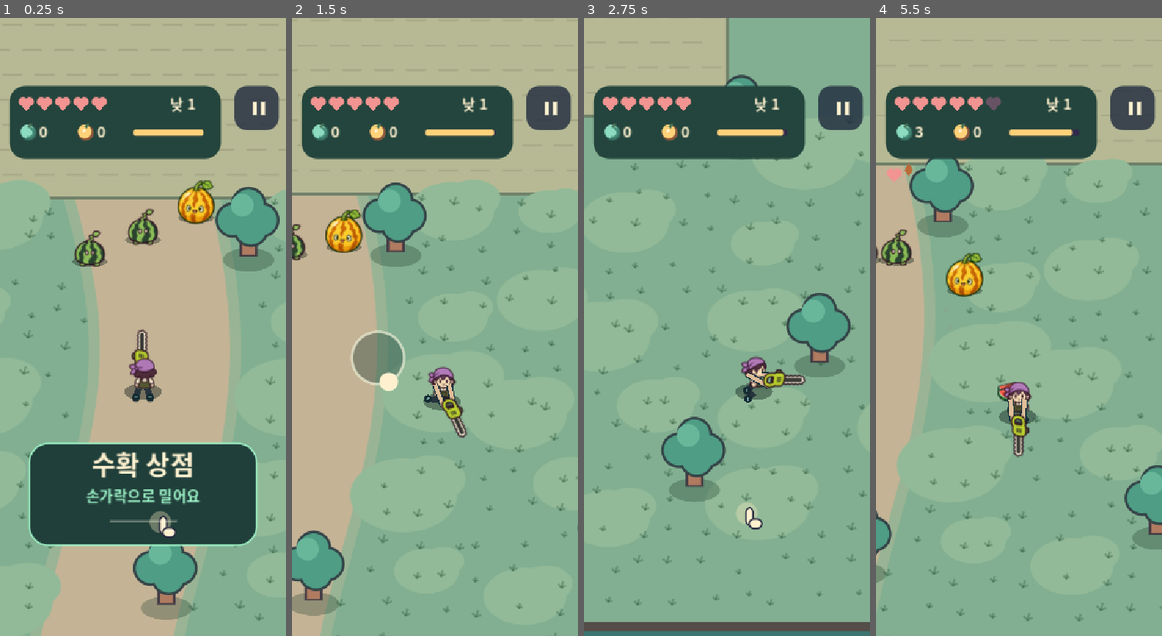
Above: before the commit, frames 1-4 (left to right).
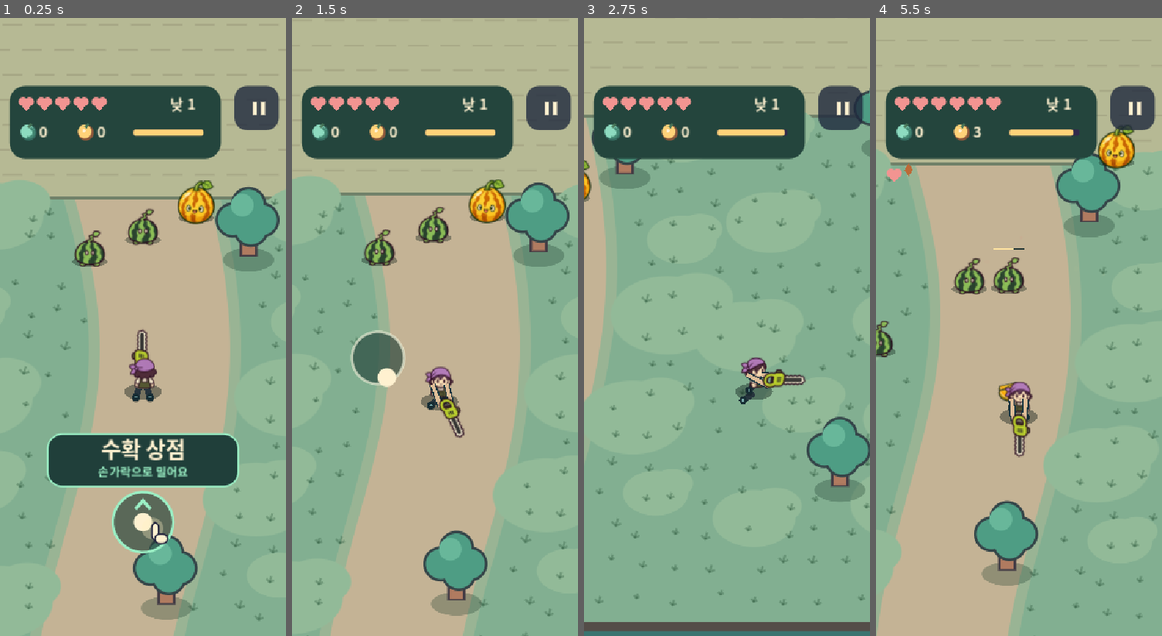
Above: after the commit, the same moments.

Repository: syjkim0125/harvest-deck
Game: Godot game, scene res://mobile.tscn
The game is run twice, just before and just after one commit, with the same random seed, the same clock (stepped at 60 frames per second) and the same inputs.
Inputs (mouse positions are in pixels of both pictures, inside the frame that each line leads up to):
- Up to frame 1 (0.25 s): no input
- Up to frame 2 (1.5 s): tap Enter at 0.5 s; move the mouse to (497, 296) at 0.52 s; hold D (right) 0.53-1.25 s; tap E at 0.6 s; click (497, 296) at 0.67 s; tap Space at 0.77 s; drag from (377, 357) to (420, 450) at 1.27 s
- Up to frame 3 (2.75 s): move the mouse to (755, 191) at 2.02 s; hold D (right) from 2.03 s (still down); tap R at 2.1 s; click (755, 191) at 2.17 s; tap E at 2.3 s
- Up to frame 4 (5.5 s): release D (right) at 2.75 s; drag from (1004, 450) to (933, 234) at 2.77 s; move the mouse to (1104, 419) at 3.52 s; hold A (left) 3.53-4.25 s; tap Enter at 3.6 s; click (1104, 419) at 3.67 s; tap Space at 3.77 s; tap E at 3.8, 5.3 s; tap Escape at 4.15 s; drag from (933, 234) to (976, 172) at 4.27 s; move the mouse to (1033, 327) at 5.02 s; hold S (down) from 5.03 s (still down); tap Q at 5.1 s; click (1033, 327) at 5.17 s

The runs differ from the first frame. In frame 1, 11% of the frame differs, in the area x 9-91%, y 67-87%; in frame 2, 54%, in the area x 0-100%, y 18-100%; in frame 3, 18%; in frame 4, 49%.

Commit message:
Show and support the first mobile harvest movement

Diff:
--- a/scripts/mobile_mvp.gd
+++ b/scripts/mobile_mvp.gd
@@ -14,6 +14,10 @@
 const OPTION_W := 102.0
 const OPTION_H := 120.0
 const MOTION_RECT := Rect2(295, 16, 56, 56)
+const INTRO_STICK := Vector2(180, 566)
+const INTRO_STICK_RADIUS := 38.0
+const INTRO_DRAG_THRESHOLD := 10.0
+const INTRO_STEP_SECONDS := 0.22
 
 enum Phase { INTRO, HUNT, UPGRADE, SHOP, REWARD, SCORE }
 var phase := Phase.INTRO
@@ -41,6 +45,7 @@
 var press_at := Vector2.ZERO
 var point := Vector2.ZERO
 var hand_at_press := -1
+var intro_step_left := 0.0
 var selected := -1
 var rejected := 0.0
 var settings := false
@@ -190,6 +195,10 @@
 	if not settings:
 		if phase == Phase.HUNT:
 			combat.tick_hunt(delta, day_number)
+			if intro_step_left > 0.0:
+				intro_step_left = maxf(0.0, intro_step_left - delta)
+				if intro_step_left == 0.0:
+					combat.direction = Vector2.ZERO
 			stash_counts[0] = combat.cargo.count(0)
 			stash_counts[1] = combat.cargo.count(1)
 			if combat.hearts <= 0 or combat.time >= Combat.DAY_SECONDS:
@@ -255,6 +264,9 @@
 	if pressed:
 		if pointer != -2:
 			return
+		if intro_step_left > 0.0:
+			intro_step_left = 0.0
+			combat.direction = Vector2.ZERO
 		pointer = id
 		press_at = at
 		point = at
@@ -278,8 +290,9 @@
 		return
 	match phase:
 		Phase.INTRO:
-			phase = Phase.HUNT
-			combat.active = true
+			if from.distance_to(INTRO_STICK) <= INTRO_STICK_RADIUS and at.distance_to(INTRO_STICK) <= INTRO_STICK_RADIUS:
+				begin_hunt(Vector2.UP)
+				intro_step_left = INTRO_STEP_SECONDS
 		Phase.UPGRADE:
 			pick_day_card(card_at(at, options, 288))
 		Phase.SHOP:
@@ -313,19 +326,28 @@
 			if Rect2(110, 414, 140, 104).has_point(at):
 				reset_run()
 
+func begin_hunt(direction: Vector2) -> void:
+	phase = Phase.HUNT
+	combat.active = true
+	combat.direction = direction
+
 func drag(id: int, at: Vector2) -> void:
 	if settings or pointer != id:
 		return
 	point = at
-	if phase == Phase.INTRO and press_at.distance_to(at) > 10.0 and not MOTION_RECT.has_point(press_at):
-		phase = Phase.HUNT
-		combat.active = true
-	if phase == Phase.HUNT and not MOTION_RECT.has_point(press_at):
-		combat.direction = ((at - press_at) / 45.0).limit_length()
+	if MOTION_RECT.has_point(press_at):
+		return
+	var displacement := at - press_at
+	var direction := (displacement / 45.0).limit_length()
+	if phase == Phase.INTRO and displacement.length() > INTRO_DRAG_THRESHOLD:
+		begin_hunt(direction)
+	elif phase == Phase.HUNT:
+		combat.direction = direction
 
 func clear_pointer() -> void:
 	pointer = -2
 	hand_at_press = -1
+	intro_step_left = 0.0
 	if is_instance_valid(combat):
 		combat.direction = Vector2.ZERO
 
@@ -398,21 +420,29 @@
 	Art.shape(canvas, PackedVector2Array([at + Vector2(-8, -1), at + Vector2(8, -1), at + Vector2(0, 9)]), tint)
 
 func paint_intro() -> void:
-	Art.box(canvas, Rect2(36, 466, 288, 130), Color("203f3a"), 23, MINT)
-	center("수확 상점", 506, 33, PAPER)
-	center("손가락으로 밀어요", 540, 19, MINT)
-	var slide := Vector2(sin(animation * 3.6) * 28, 0)
-	finger(Vector2(180, 566) + slide)
-	canvas.draw_line(Vector2(139, 565), Vector2(222, 565), Color(1.0, 1.0, 0.9, 0.32), 2, true)
+	Art.box(canvas, Rect2(59, 454, 242, 68), Color("203f3a"), 18, MINT)
+	center("수확 상점", 485, 27, PAPER)
+	center("손가락으로 밀어요", 508, 15, MINT)
+	if pointer != -2 and not MOTION_RECT.has_point(press_at):
+		paint_stick(press_at, point - press_at)
+		return
+	var rise := 0.7 if motion == 2 else smoothstep(0.35, 1.2, fmod(animation, 2.0))
+	var thumb := Vector2(0, -27 * rise)
+	paint_stick(INTRO_STICK, thumb, true)
+	finger(INTRO_STICK + thumb + Vector2(12, 8))
 
 func paint_joystick() -> void:
-	if pointer == -2 or MOTION_RECT.has_point(press_at):
-		if combat.time < 4.5 and combat.defeated == 0:
-			finger(Vector2(179 + sin(animation * 3) * 28, 555))
-		return
-	canvas.draw_circle(press_at, 33, Color(0.13, 0.25, 0.22, 0.39), true, -1.0, true)
-	canvas.draw_arc(press_at, 33, 0, TAU, 36, Color(1, 1, 0.9, 0.64), 2, true)
-	canvas.draw_circle(press_at + (point - press_at).limit_length(33), 11, PAPER, true, -1.0, true)
+	if pointer != -2 and not MOTION_RECT.has_point(press_at):
+		paint_stick(press_at, point - press_at)
+
+func paint_stick(at: Vector2, displacement: Vector2, guide := false) -> void:
+	var radius := INTRO_STICK_RADIUS if guide else 33.0
+	canvas.draw_circle(at, radius, Color(0.13, 0.25, 0.22, 0.65), true, -1.0, true)
+	canvas.draw_arc(at, radius, 0, TAU, 36, MINT if guide else Color(1, 1, 0.9, 0.64), 2, true)
+	if guide:
+		canvas.draw_polyline(PackedVector2Array([at + Vector2(-9, -17), at + Vector2(0, -27),
+			at + Vector2(9, -17)]), MINT, 3, true)
+	canvas.draw_circle(at + displacement.limit_length(radius - 6), 11, PAPER, true, -1.0, true)
 
 func finger(at: Vector2) -> void:
 	canvas.draw_circle(at, 13, Color(1, 0.94, 0.76, 0.34), true, -1.0, true)
--- a/tests/mobile_mvp.gd
+++ b/tests/mobile_mvp.gd
@@ -56,6 +56,16 @@
 	game.day_draw = game.shuffled(game.day_deck)
 	check(game.phase == MVP.Phase.INTRO and game.scale_factor < 1.0, "the mobile scene opens at 320 by 560")
 	var player := game.combat.player
+	tap(view, game, Vector2(82, 432))
+	tick(game, 0.5)
+	check(game.phase == MVP.Phase.INTRO and game.combat.time == 0.0 and game.combat.player == player,
+		"a stray tap leaves the opening and battle clock idle")
+	touch(view, game, Vector2(179, 520), true)
+	drag(view, game, Vector2(180, 515))
+	tick(game, 0.12)
+	touch(view, game, Vector2(180, 515), false)
+	check(game.phase == MVP.Phase.INTRO and game.combat.time == 0.0,
+		"brief finger jitter outside the illustrated stick does not start the hunt")
 	touch(view, game, Vector2(179, 520), true)
 	drag(view, game, Vector2(179, 470))
 	tick(game, 0.25)
@@ -150,6 +160,23 @@
 	tap(view, game, mixer)
 	check(game.shop.opened and game.selected < 0 and game.shop.energy == 2,
 		"without a usable card, a station opens an empty shop without spending")
+	game.reset_run()
+	var tap_spawn := game.combat.player
+	tap(view, game, MVP.INTRO_STICK)
+	check(game.phase == MVP.Phase.HUNT and game.combat.direction == Vector2.UP,
+		"tapping the illustrated stick starts a short step toward fruit at 393 by 852")
+	tick(game, 0.4)
+	check(game.combat.player.y < tap_spawn.y and game.combat.direction.is_zero_approx(),
+		"the assisted first step stops without another touch")
+	game.reset_run()
+	tap(view, game, MVP.INTRO_STICK)
+	touch(view, game, Vector2(120, 520), true)
+	drag(view, game, Vector2(65, 520))
+	tick(game, 0.30)
+	check(game.combat.direction == Vector2.LEFT,
+		"a new drag takes over the first step without being cut off by its timer")
+	touch(view, game, Vector2(65, 520), false)
+	game.reset_run()
 	var plain := Shop.new()
 	plain.setup([0, 0])
 	plain.hands.assign([Shop.MIX, Shop.JUICE])
Not shown, changed: docs/HANDOFF.md
Not shown, changed: docs/MOBILE_MVP.md
Not shown, changed: docs/REVIEW_BACKLOG.md
Not shown, changed: docs/ROADMAP.md
